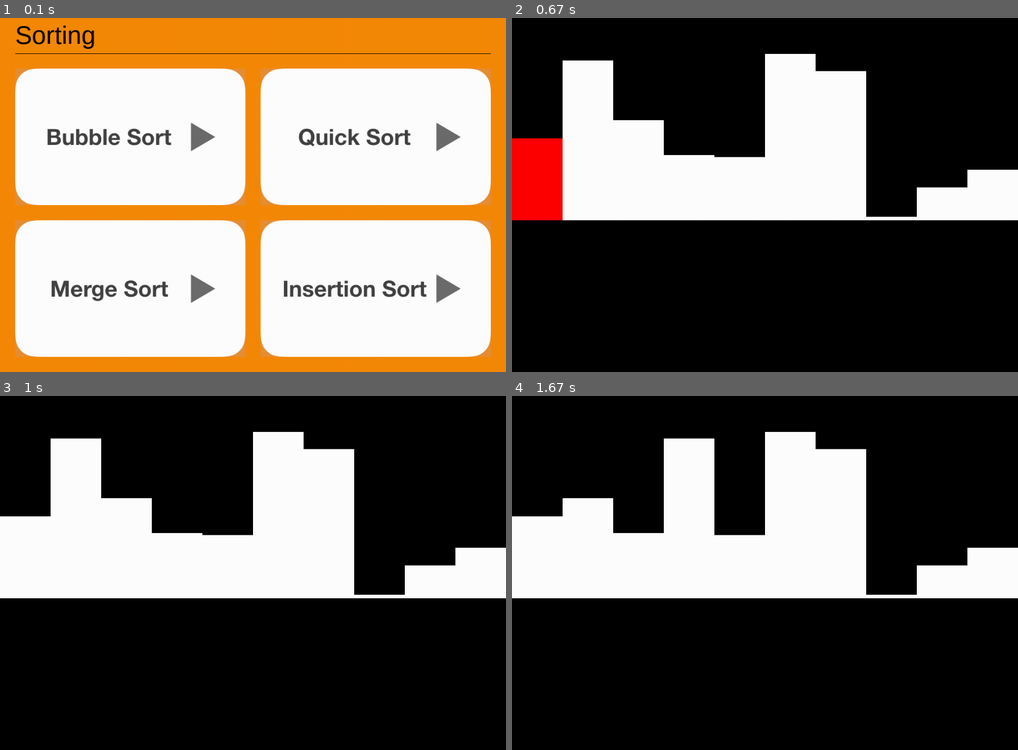
Above: before the commit, frames 1-4 (two rows, left to right).
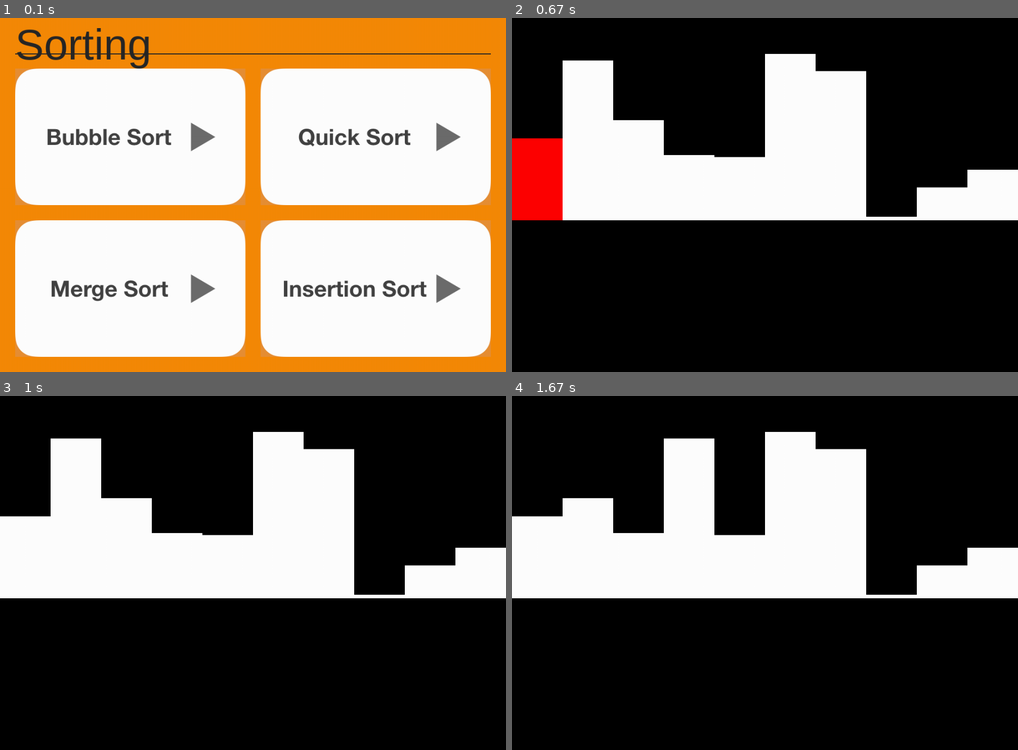
Above: after the commit, the same moments.

Repository: benwoo1110/A-List-of-Sorts
Game: pygame game, started from pygame/00 main.py
Same seed, same stepped clock (60 frames per second), same inputs: the game is played once before the commit and once after it.
Inputs (mouse positions are in pixels of both pictures, inside the frame that each line leads up to):
- Up to frame 1 (0.1 s): no input
- Up to frame 2 (0.67 s): click (719, 184) at 0.38 s
- Up to frame 3 (1 s): no input
- Up to frame 4 (1.67 s): no input

The runs differ from the first frame. In frame 1, 1.4% of the frame differs, in the area x 3-97%, y 2-15%; in frame 2, nothing differs; in frame 3, nothing differs; in frame 4, nothing differs.

Commit message:
Config change now working.

Diff:
--- a/pygame/00 main.py
+++ b/pygame/00 main.py
@@ -30,9 +30,10 @@
 green = pygame.Color(0, 255, 0)
 background_colour = pygame.Color(245, 138, 7)
 config_colour = pygame.Color(67, 67, 67)
+title_colour = pygame.Color(40, 40, 40)
 
 # Font set
-title_font = pygame.font.SysFont('Arial', 50)
+title_font = pygame.font.SysFont('Helvetica Neue Bold', 85)
 config_font = pygame.font.SysFont('Helvetica Neue Bold', 50)
 
 # Top title bar
@@ -41,9 +42,9 @@
 
 def setTitle():
     window.fill(background_colour)
-    title_text = title_font.render('Sorting', True, (0, 0, 0))
+    title_text = title_font.render('Sorting', True, title_colour)
     window.blit(title_text,(spacing,5))
-    pygame.draw.rect(window, black, (spacing, title_height, window_size[0]-(2*spacing), 1), 0)
+    pygame.draw.rect(window, title_colour, (spacing, title_height, window_size[0]-(2*spacing), 2), 0)
     update_draw()
 
 # The 4 sorting boxes
@@ -86,32 +87,56 @@
 runBtn_x, runBtn_y, runBtn_w, runBtn_h = 324, 200, 116, 56
 speedText_x, speedText_y, speedText_w, speedText_h = 216, 89, 45, 39
 listlengthText_x, listlengthText_y, listlengthText_w, listlengthText_h = 216, 145, 37, 39
-speed = 10
-listlength = 100
+speed = float(1.0)
+listlength = 10
+stepper_x = 90
+
+def showConfig(frame, show_image):
+    # Show image
+    window.blit(show_image, frame)
+    # Show config
+    speedConfig_text = config_font.render(str(round(speed,1)) + ' x', True, config_colour)
+    listlengthConfig_text = config_font.render(str(listlength), True, config_colour)
+    window.blit(speedConfig_text,(frame[0]+speedText_x, frame[1]+speedText_y))
+    window.blit(listlengthConfig_text,(frame[0]+listlengthText_x, frame[1]+listlengthText_y))
+
+    window.blit(stepper_btn,(frame[0]+speedText_x+stepper_x, frame[1]+speedText_y-3))
+    window.blit(stepper_btn,(frame[0]+listlengthText_x+stepper_x, frame[1]+listlengthText_y-3))
+    update_draw()
 
 # Check if cursor in box
 def cursor(frame, sort_image, show_image):
+    global speed, listlength
+
     mouse_pos = pygame.mouse.get_pos()
     if frame[0]+sortingBoxes_size_w > mouse_pos[0] > frame[0] and frame[1]+sortingBoxes_size_h > mouse_pos[1] > frame[1]:
-        # Show image
-        window.blit(show_image, frame)
-        # Show config
-        speedConfig_text = config_font.render(str(speed) + ' x', True, config_colour)
-        listlengthConfig_text = config_font.render(str(listlength), True, config_colour)
-        window.blit(speedConfig_text,(frame[0]+speedText_x, frame[1]+speedText_y))
-        window.blit(listlengthConfig_text,(frame[0]+listlengthText_x, frame[1]+listlengthText_y))
-
-        window.blit(stepper_btn,(frame[0]+speedText_x+80, frame[1]+speedText_y-3))
-        window.blit(stepper_btn,(frame[0]+listlengthText_x+80, frame[1]+listlengthText_y-3))
-        update_draw()
+        showConfig(frame, show_image)
 
         # Mouse click in stepper
-        # Stepper for speed
-        # -
-        # +
-        # Stepper for listlength
-        # -
-        # +
+        if event.type == pygame.MOUSEBUTTONDOWN:
+            # Stepper for speed
+            # -
+            if 0.2 < speed:
+                if frame[0]+speedText_x+stepper_x+50 > mouse_pos[0] > frame[0]+speedText_x+stepper_x and frame[1]+speedText_y-3+39 > mouse_pos[1] > frame[1]+speedText_y-3:
+                    speed -= 0.1
+                    showConfig(frame, show_image)
+            # +
+            if speed < 4.9:
+                if frame[0]+speedText_x+stepper_x+100 > mouse_pos[0] > frame[0]+speedText_x+stepper_x+50 and frame[1]+speedText_y-3+39 > mouse_pos[1] > frame[1]+speedText_y-3:
+                    speed += 0.1
+                    showConfig(frame, show_image)
+
+            # Stepper for listlength
+            # -
+            if 1 < listlength:
+                if frame[0]+listlengthText_x+stepper_x+50 > mouse_pos[0] > frame[0]+listlengthText_x+stepper_x and frame[1]+listlengthText_y-3+39 > mouse_pos[1] > frame[1]+listlengthText_y-3:
+                    listlength -= 1
+                    showConfig(frame, show_image)
+            # +
+            if listlength < 100:
+                if frame[0]+listlengthText_x+stepper_x+100 > mouse_pos[0] > frame[0]+listlengthText_x+stepper_x+50 and frame[1]+listlengthText_y-3+39 > mouse_pos[1] > frame[1]+listlengthText_y-3:
+                    listlength += 1
+                    showConfig(frame, show_image)
 
         # Mouse click in box
         if frame[0]+runBtn_x+runBtn_w > mouse_pos[0] > frame[0]+runBtn_x and frame[1]+runBtn_y+runBtn_h > mouse_pos[1] > frame[1]+runBtn_y:
@@ -130,15 +155,15 @@
             quit()
 
         if cursor(bubblesort_frame, bubblesort_btn, bubblesortConfig_btn):
-            bubblesort()
+            bubblesort(speed, listlength)
             setTitle() # Reset
             setBoxes()
         elif cursor(quicksort_frame, quicksort_btn, quicksortConfig_btn):
-            quicksort()
+            quicksort(speed, listlength)
             setTitle() # Reset
             setBoxes()
         elif cursor(mergesort_frame, mergesort_btn, mergesortConfig_btn):
-            mergesort()
+            mergesort(speed, listlength)
             setTitle() # Reset
             setBoxes()
         elif cursor(insertionsort_frame, insertionsort_btn, insertionsortConfig_btn): # Algorithm not done
--- a/pygame/bubblesort.py
+++ b/pygame/bubblesort.py
@@ -9,17 +9,22 @@
 # coordinate for drawing
 xList, y, w = [], 0, size[0]/listLength
 
-def bubblesort():
+def bubblesort(speed, length):
     import pygame
     from random import randint
 
-    global heightList, listLength, numOfSelections, numOfSwaps, swap, size
+    global heightList, xList, w, listLength, numOfSelections, numOfSwaps, swap, size
 
     # Reset variables
     heightList = []
+    xList = []
     numOfSelections = 0
     numOfSwaps = 0
     swap = False
+
+    # Change accordance to length and speed input
+    listLength = length
+    w = size[0]/listLength
 
     # Initializing the window
     pygame.init()
@@ -52,16 +57,16 @@
                 pygame.quit()
 
 
-    def update_draw():
+    def update_draw(speed):
         pygame.display.update()
-        pygame.time.Clock().tick(5)
+        pygame.time.Clock().tick(int(5*speed))
 
 
     # Algorithm
     for i in range(listLength-1, 0, -1):
         for j in range(i):
             draw()
-            update_draw()
+            update_draw(speed)
 
             if swap:
                 pygame.draw.rect(
@@ -71,7 +76,7 @@
                 pygame.draw.rect(
                     window, red, (xList[j], 400-heightList[j], w, heightList[j]), 0)
 
-            update_draw()
+            update_draw(speed)
 
             if heightList[j] > heightList[j+1]:
                 heightList[j], heightList[j+1] = heightList[j+1], heightList[j]
@@ -95,13 +100,13 @@
     for i in range(listLength):
         pygame.draw.rect(
             window, green, (xList[i], 400-heightList[i], w, heightList[i]), 0)
-        update_draw()
+        update_draw(speed)
 
         buffer()
     # green going down
     for i in range(listLength-1, -1, -1):
         pygame.draw.rect(
             window, white, (xList[i], 400-heightList[i], w, heightList[i]), 0)
-        update_draw()
+        update_draw(speed)
 
         buffer()
--- a/pygame/mergesort.py
+++ b/pygame/mergesort.py
@@ -10,12 +10,17 @@
 # coordinate for drawing
 xList, y, w = [], 0, size[0]/listLength
 
-def mergesort():
-    global heightList, listLength, size, swap
+def mergesort(speed, length):
+    global heightList, xList, w, listLength, size, swap
 
     # Reset values
     heightList = []
+    xList = []
     swap = False
+
+    # Change accordance to length and speed input
+    listLength = length
+    w = size[0]/listLength
 
     # Initializing the window
     pygame.init()
@@ -55,7 +60,7 @@
                 else:
                     pygame.draw.rect(
                         window, white, (xList[j], 400-heightList[j], w, heightList[j]), 0)
-            update_draw()
+            update_draw(speed)
             buffer()
 
 
@@ -65,9 +70,9 @@
                 pygame.quit()
 
 
-    def update_draw():
+    def update_draw(speed):
         pygame.display.update()
-        pygame.time.Clock().tick(100000)
+        pygame.time.Clock().tick(int(5*speed))
 
     # Algorithm
 
@@ -136,11 +141,11 @@
     for i in range(listLength):
         pygame.draw.rect(
             window, green, (xList[i], 400-heightList[i], w, heightList[i]), 0)
-        update_draw()
+        update_draw(speed)
         buffer()
     # green going down
     for i in range(listLength-1, -1, -1):
         pygame.draw.rect(
             window, white, (xList[i], 400-heightList[i], w, heightList[i]), 0)
-        update_draw()
+        update_draw(speed)
         buffer()
--- a/pygame/quicksort.py
+++ b/pygame/quicksort.py
@@ -9,11 +9,16 @@
 #coordinate for drawing
 xList,y,w = [],0,size[0]/listLength
 
-def quicksort():
-    global heightList, listLength, size
+def quicksort(speed, length):
+    global heightList, xList, w, listLength, size
 
     # Reset values
     heightList = []
+    xList = []
+
+    # Change accordance to length and speed input
+    listLength = length
+    w = size[0]/listLength
 
     #Initializing the window
     pygame.init()
@@ -42,9 +47,9 @@
             if event.type == pygame.QUIT:
                 pygame.quit()
 
-    def update_draw():
+    def update_draw(speed):
         pygame.display.update()
-        pygame.time.Clock().tick(5)
+        pygame.time.Clock().tick(int(5*speed))
 
     #Algorithm
     def quickSort(heightList):
@@ -80,7 +85,7 @@
                 pygame.draw.rect(window, green, (xList[border],400-heightList[border],w,heightList[border]), 0)
                 pygame.draw.rect(window, green, (xList[end],400-heightList[end],w,heightList[end]), 0)
                 swap = False
-            update_draw()
+            update_draw(speed)
             buffer()
 
             #Basically this is once everythin is sorted and checks if its more
@@ -100,7 +105,7 @@
                 #Before swaps
                 pygame.draw.rect(window, red, (xList[border],400-heightList[border],w,heightList[border]), 0)
                 pygame.draw.rect(window, red, (xList[end],400-heightList[end],w,heightList[end]), 0)
-                update_draw()
+                update_draw(speed)
                 buffer()
 
                 heightList[border], heightList[end] = heightList[end], heightList[border]
@@ -110,14 +115,14 @@
                 pygame.draw.rect(window, blue, (xList[pivotindex],400-heightList[pivotindex],w,heightList[pivotindex]), 0)
                 pygame.draw.rect(window, green, (xList[border],400-heightList[border],w,heightList[border]), 0)
                 pygame.draw.rect(window, green, (xList[end],400-heightList[end],w,heightList[end]), 0)
-                update_draw()
+                update_draw(speed)
                 buffer()
 
 
         #it swaps again
         pygame.draw.rect(window, red, (xList[first],400-heightList[first],w,heightList[first]), 0)
         pygame.draw.rect(window, red, (xList[end],400-heightList[end],w,heightList[end]), 0)
-        update_draw()
+        update_draw(speed)
         buffer()
 
         heightList[first], heightList[end] = heightList[end], heightList[first]
@@ -126,7 +131,7 @@
         pygame.draw.rect(window, blue, (xList[pivotindex],400-heightList[pivotindex],w,heightList[pivotindex]), 0)
         pygame.draw.rect(window, green, (xList[first],400-heightList[first],w,heightList[first]), 0)
         pygame.draw.rect(window, green, (xList[end],400-heightList[end],w,heightList[end]), 0)
-        update_draw()
+        update_draw(speed)
         buffer()
 
         return end
@@ -137,19 +142,19 @@
 
     #End animation
     draw()
-    update_draw()
+    update_draw(speed)
     buffer()
     #green going up
     for i in range(0, listLength-1, 2):
         pygame.draw.rect(window, green, (xList[i],400-heightList[i],w,heightList[i]), 0)
         pygame.draw.rect(window, green, (xList[i+1],400-heightList[i+1],w,heightList[i+1]), 0)
-        update_draw()
+        update_draw(speed)
         buffer()
     #green going down
     for i in range(listLength-1, 0, -2):
         pygame.draw.rect(window, white, (xList[i],400-heightList[i],w,heightList[i]), 0)
         pygame.draw.rect(window, white, (xList[i-1],400-heightList[i-1],w,heightList[i-1]), 0)
-        update_draw()
+        update_draw(speed)
         buffer()
 
     #Show results
Binary file changed: pygame/bubblesortConfig_btn.png
Binary file removed: pygame/bubblesortRun_btn.png
Binary file changed: pygame/insertionsortConfig_btn.png
Binary file removed: pygame/insertionsortRun_btn.png
Binary file changed: pygame/mergesortConfig_btn.png
Binary file removed: pygame/mergesortRun_btn.png
Binary file changed: pygame/quicksortConfig_btn.png
Binary file removed: pygame/quicksortRun_btn.png
Not shown, added: pygame/.DS_Store
